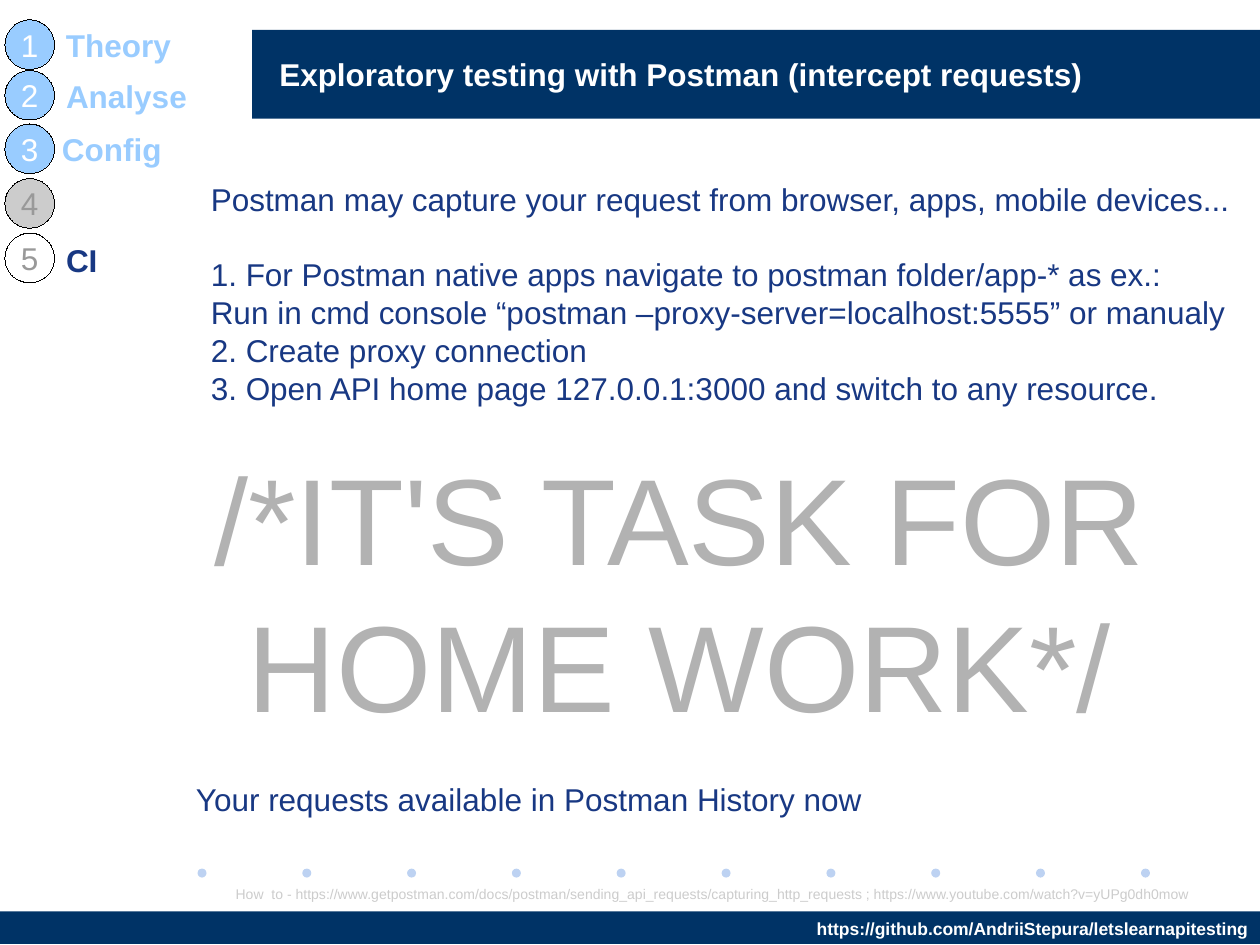
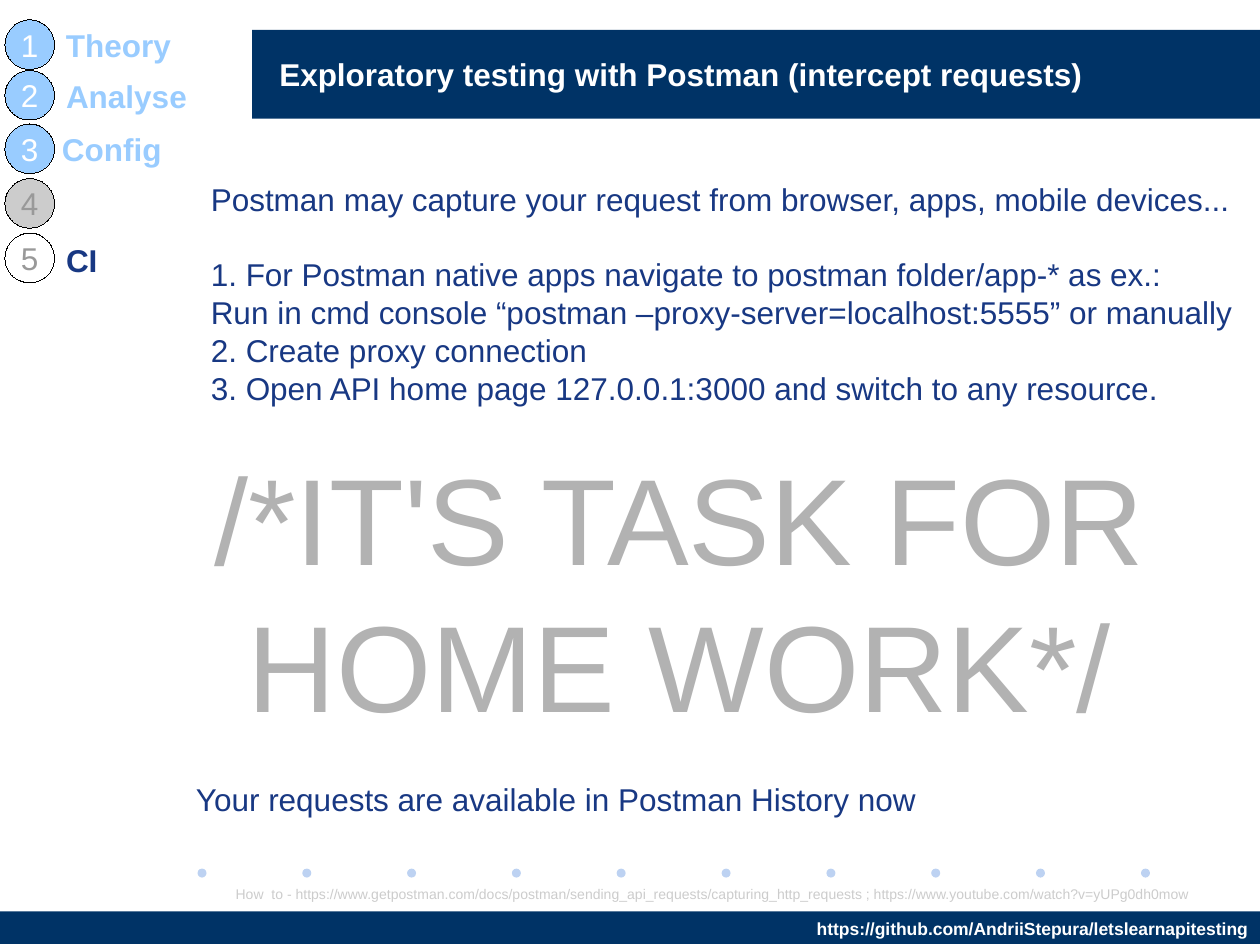
Before and after one commit to AndriiStepura/letslearnapitesting, a slide deck: slide 17 of StartTestingApiWithPostman.odp. Drawn at 1260x945 pixels with LibreOffice and Linux fonts; fonts in the diff are those of the drawing; background and template pictures are left out. Boxes give left, top, right and bottom in pixels: in the first picture for what was removed or moved away, otherwise in the second. Text is boxed around its words. In the diff, an @@ line names an element or a change of style, - is before the commit and + after.

Commit message:
James Wafer – Translation and grammar review https://www.linkedin.com/in/james-wafer-44712165/

```diff
--- a/StartTestingApiWithPostman.odp
+++ b/StartTestingApiWithPostman.odp
@@ text at <box>211,263,1232,368</box>: text changed @@
-1. For Postman native apps navigate to postman folder/app-* as ex.:
-Run in cmd console “postman –proxy-server=localhost:5555” or manualy
-2. Create proxy connection
+1. For Postman native apps navigate to postman folder/app-* as ex.:
+Run in cmd console “postman –proxy-server=localhost:5555” or manually
+2. Create proxy connection
@@ text at <box>196,788,916,817</box>: text changed @@
-Your requests available in Postman History now
+Your requests are available in Postman History now
```
Also in this commit, not shown: 22 other slides changed.
